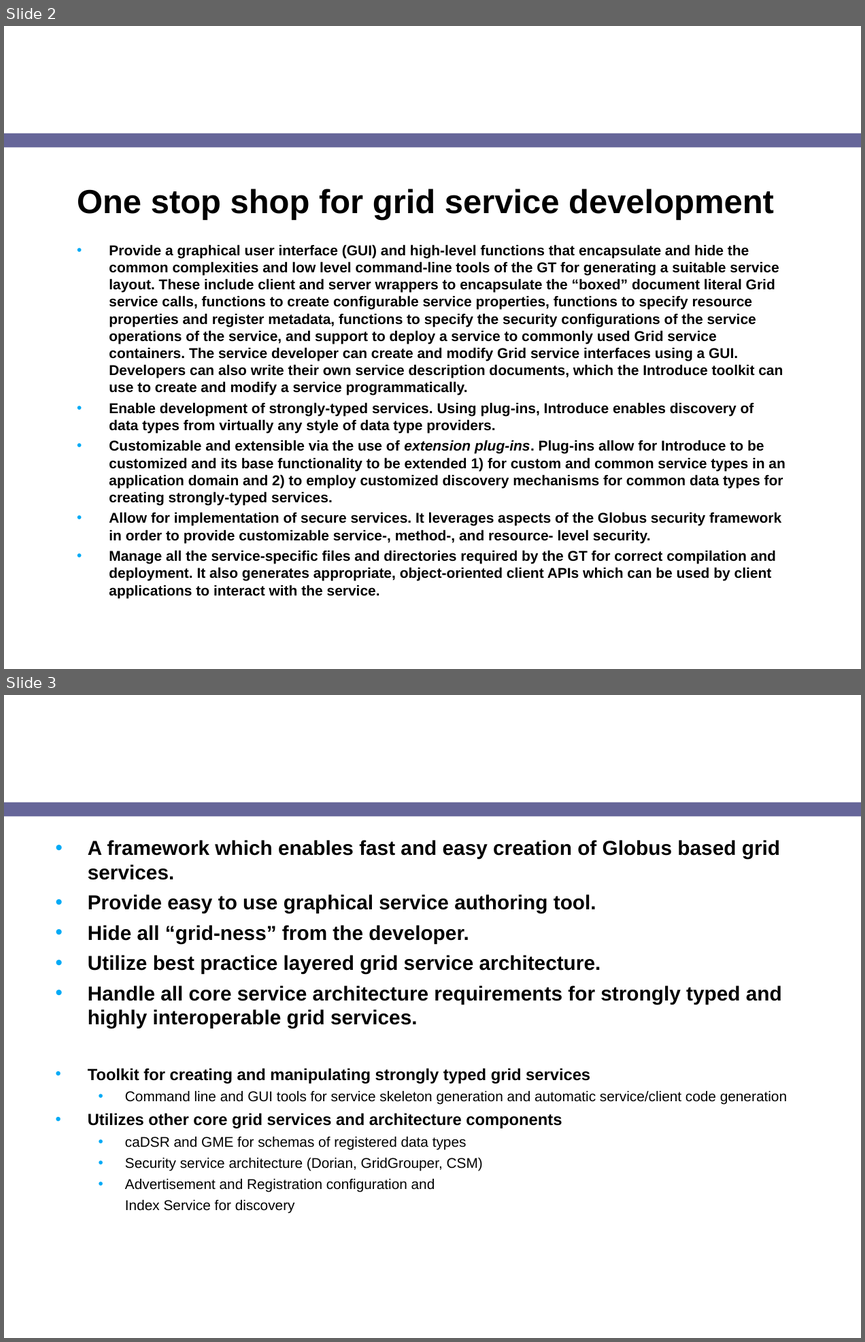
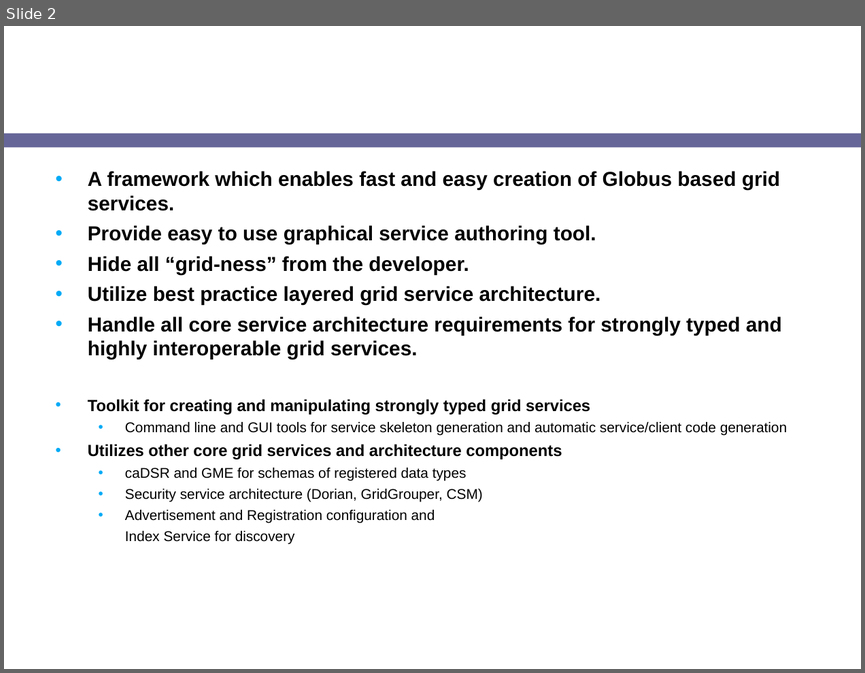
Before and after one commit to NCIP/cagrid-docs, a slide deck: presentations/introduce/Introduce-1.1-OGF-21-globus-software-providers.ppt. Shown one above the other, each under a label of ours: slides 2 and 3 before the commit, slide 2 after it. The pictures are 865x1342 and 865x673 pixels, drawn with LibreOffice and Linux fonts; fonts in the diff are those of the drawing; background and template pictures are left out. Boxes give left, top, right and bottom in pixels: in the first picture for what was removed or moved away, otherwise in the second. Text is boxed around its words. In the diff, an @@ line names an element or a change of style, - is before the commit and + after.

```diff
--- a/presentations/introduce/Introduce-1.1-OGF-21-globus-software-providers.ppt
+++ b/presentations/introduce/Introduce-1.1-OGF-21-globus-software-providers.ppt
@@ slide 2 removed at <box>4,26,861,669</box>, background picture (left out); not listed: 1 template element that a slide beside it also shows @@
@@ title removed at <box>33,26,675,126</box> @@
-Goals of the Project
@@ text removed at <box>77,189,785,598</box> @@
-One stop shop for grid service development
-• Provide a graphical user interface (GUI) and high-level functions that encapsulate and hide the common complexities and low level command-line tools of the GT for generating a suitable service layout. These include client and server wrappers to encapsulate the “boxed” document literal Grid service calls, functions to create configurable service properties, functions to specify resource properties and register metadata, functions to specify the security configurations of the service operations of the service, and support to deploy a service to commonly used Grid service containers. The service developer can create and modify Grid service interfaces using a GUI. Developers can also write their own service description documents, which the Introduce toolkit can use to create and modify a service programmatically.
-• Enable development of strongly-typed services. Using plug-ins, Introduce enables discovery of data types from virtually any style of data type providers.
-• Customizable and extensible via the use of extension plug-ins. Plug-ins allow for Introduce to be customized and its base functionality to be extended 1) for custom and common service types in an application domain and 2) to employ customized discovery mechanisms for common data types for creating strongly-typed services.
-• Allow for implementation of secure services. It leverages aspects of the Globus security framework in order to provide customizable service-, method-, and resource- level security.
-• Manage all the service-specific files and directories required by the GT for correct compilation and deployment. It also generates appropriate, object-oriented client APIs which can be used by client applications to interact with the service.
@@ what was slide 3 is now slide 2 @@
```
Also in this commit, not shown: 1 slide added.
